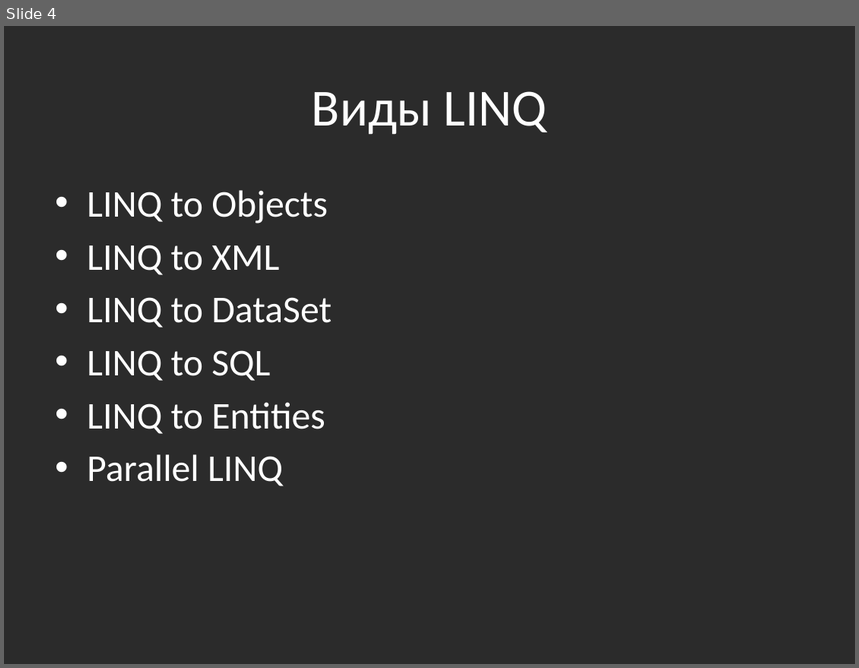
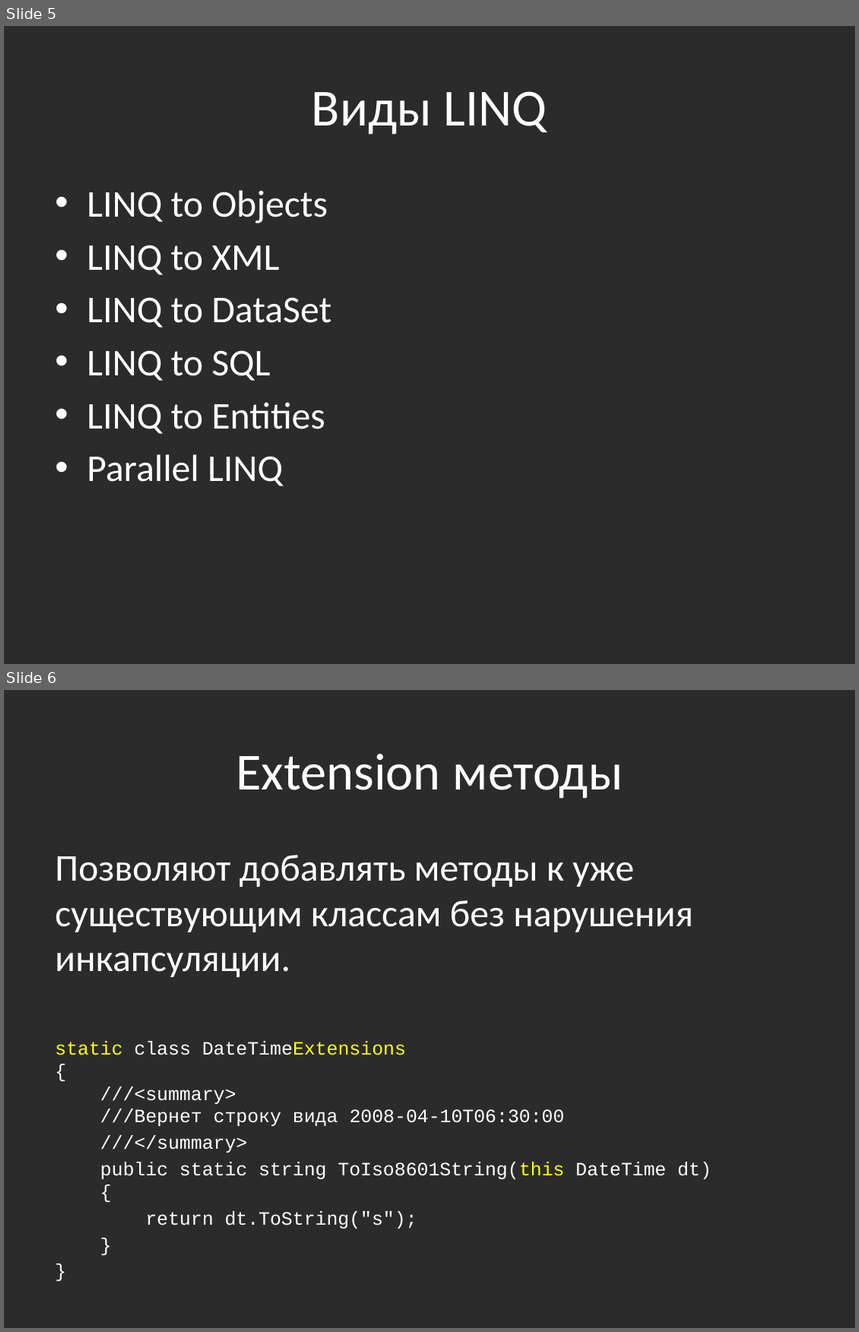
Before and after one commit to bazile/Training, a slide deck: Presentation/lesson-11.pptx. Shown one above the other, each under a label of ours: slide 4 before the commit, slides 5 and 6 after it. The pictures are 859x668 and 859x1332 pixels, drawn with LibreOffice and Linux fonts; fonts in the diff are those of the drawing; background and template pictures are left out; a plain dark background stands for a picture behind light text. Boxes give left, top, right and bottom in pixels: in the first picture for what was removed or moved away, otherwise in the second. Text is boxed around its words. In the diff, an @@ line names an element or a change of style, - is before the commit and + after.

Commit message:
Updated LINQ presentation
Extension methods, morelinq library

```diff
--- a/Presentation/lesson-11.pptx
+++ b/Presentation/lesson-11.pptx
@@ slide 6 added at box(4, 690, 855, 1328), background picture (left out) @@
@@ title added at box(236, 754, 623, 799), 44 pt, text #FFFFFF @@
+Extension методы
@@ text added at box(55, 855, 712, 1229), 16 pt, text #FFFFFF @@
+Позволяют добавлять методы к уже существующим классам без нарушения инкапсуляции.
+static class DateTimeExtensions
+{
+///<summary>
+///Вернет строку вида 2008-04-10T06:30:00
+///</summary>
+public static string ToIso8601String(this DateTime dt)
+{
+return dt.ToString("s");
+}
+}
@@ what was slide 4 is now slide 5 @@
```
Also in this commit, not shown: 5 other slides added.
